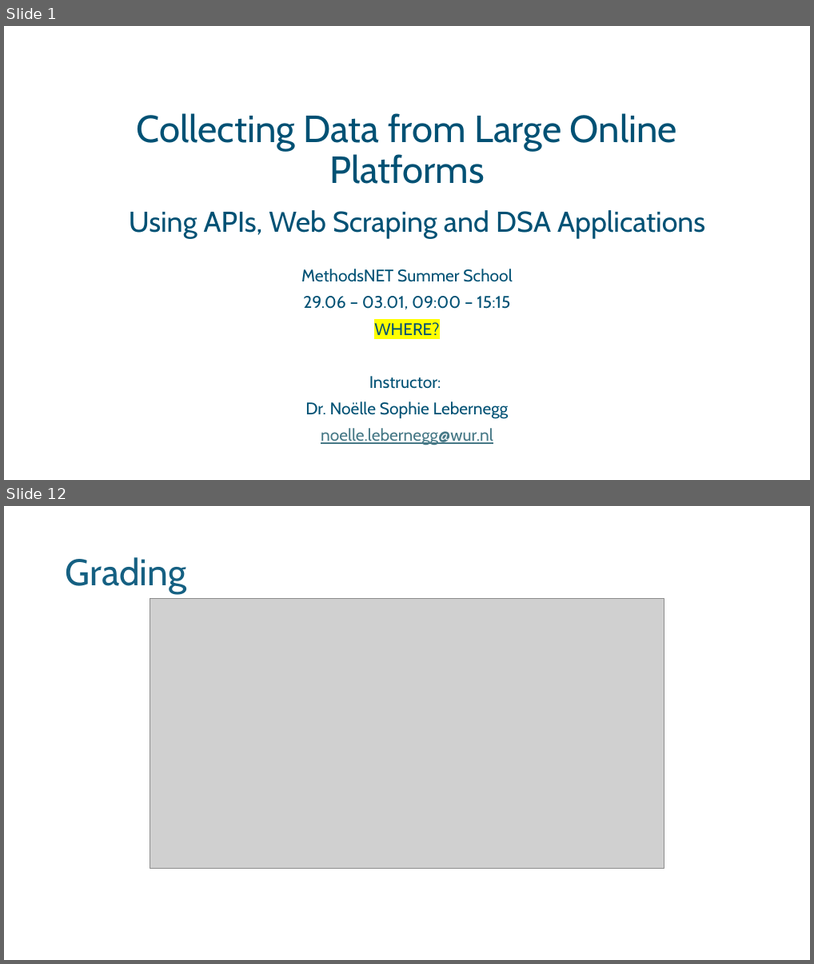
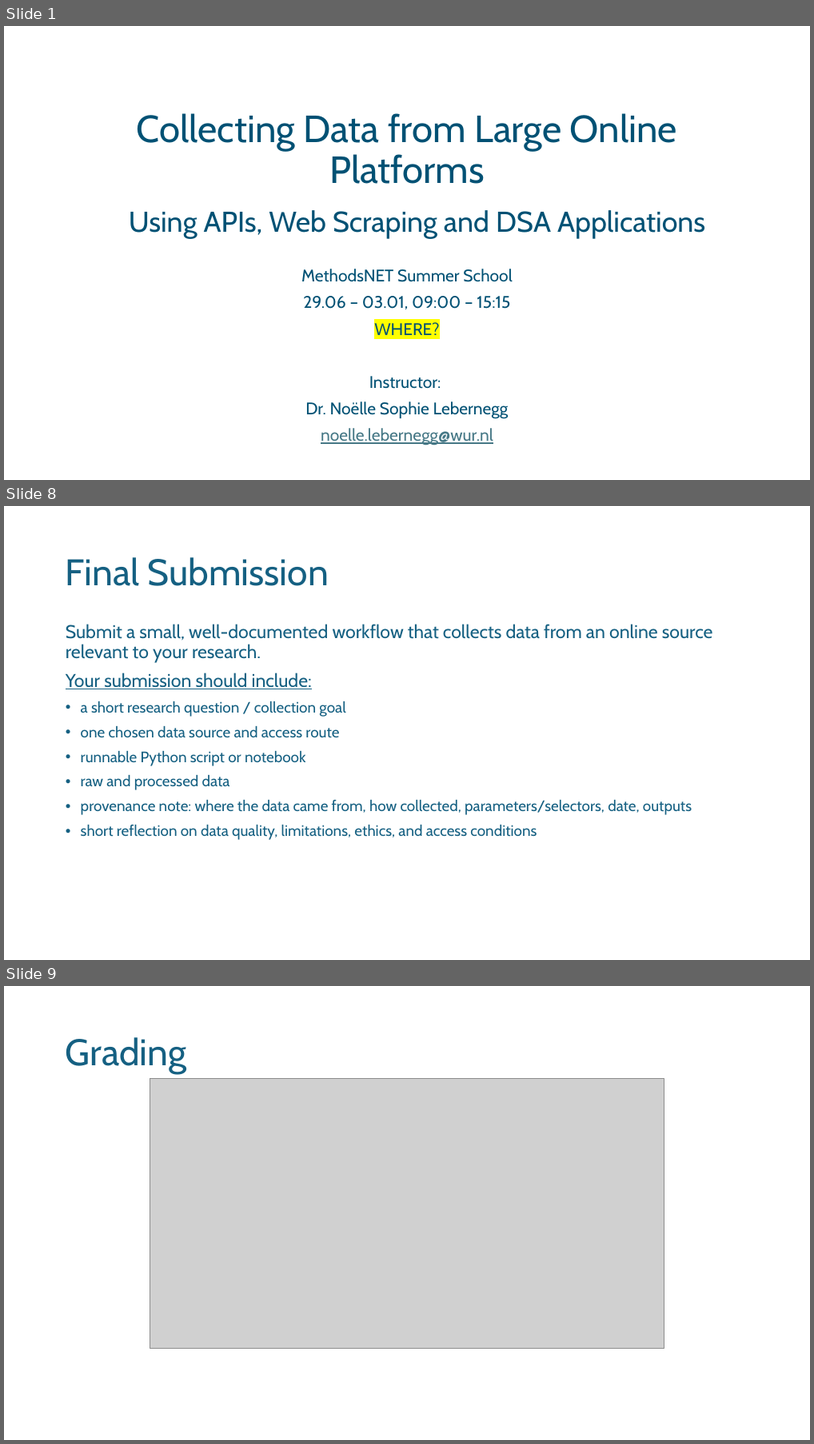
Before and after one commit to noellelebe/methodsNET_vlop-course-materials, a slide deck: slides/day1_intro.pptx. Shown one above the other, each under a label of ours: slides 1 and 12 before the commit, slides 1, 8 and 9 after it; the slides between them are not shown. The pictures are 814x964 and 814x1444 pixels, drawn with LibreOffice and Linux fonts; fonts in the diff are those of the drawing; grey boxes stand for pictures; background and template pictures are left out. Boxes give left, top, right and bottom in pixels: in the first picture for what was removed or moved away, otherwise in the second. Text is boxed around its words. In the diff, an @@ line names an element or a change of style, - is before the commit and + after.

```diff
--- a/slides/day1_intro.pptx
+++ b/slides/day1_intro.pptx
@@ slide 8 added at box(4, 506, 810, 960), background #FFFFFF @@
@@ title added at box(66, 557, 329, 586), 44 pt, text #156082 @@
+Final Submission
@@ text added at box(66, 624, 714, 840), 18 pt, text #156082 @@
+Submit a small, well-documented workflow that collects data from an online source relevant to your research.
+Your submission should include:
+• a short research question / collection goal
+• one chosen data source and access route
+• runnable Python script or notebook
+• raw and processed data
+• provenance note: where the data came from, how collected, parameters/selectors, date, outputs
+• short reflection on data quality, limitations, ethics, and access conditions
@@ what was slide 12 is now slide 9 @@
```
Also in this commit, not shown: 13 slides changed, 7 other slides added, 12 slides removed, 48 other files.
